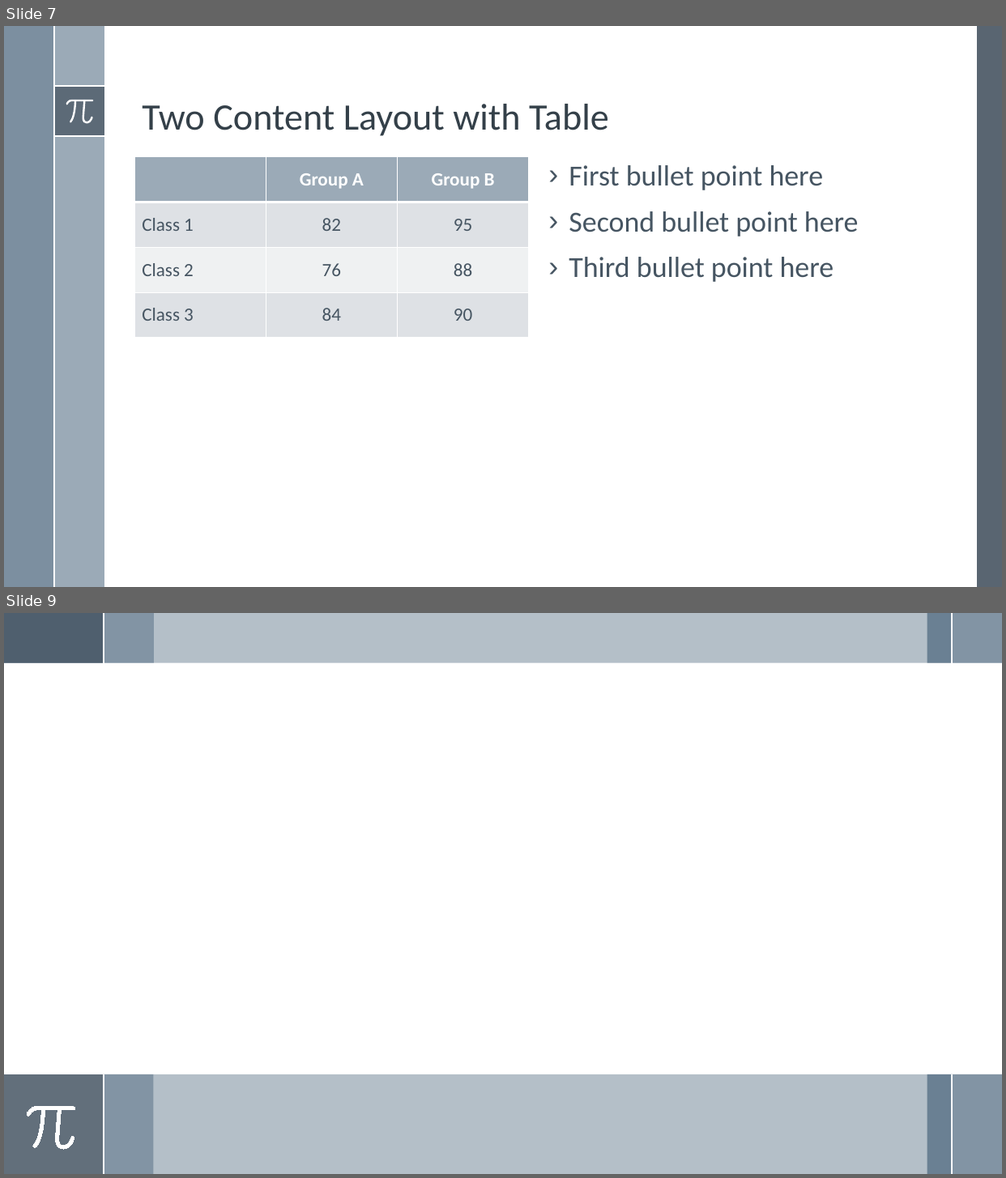
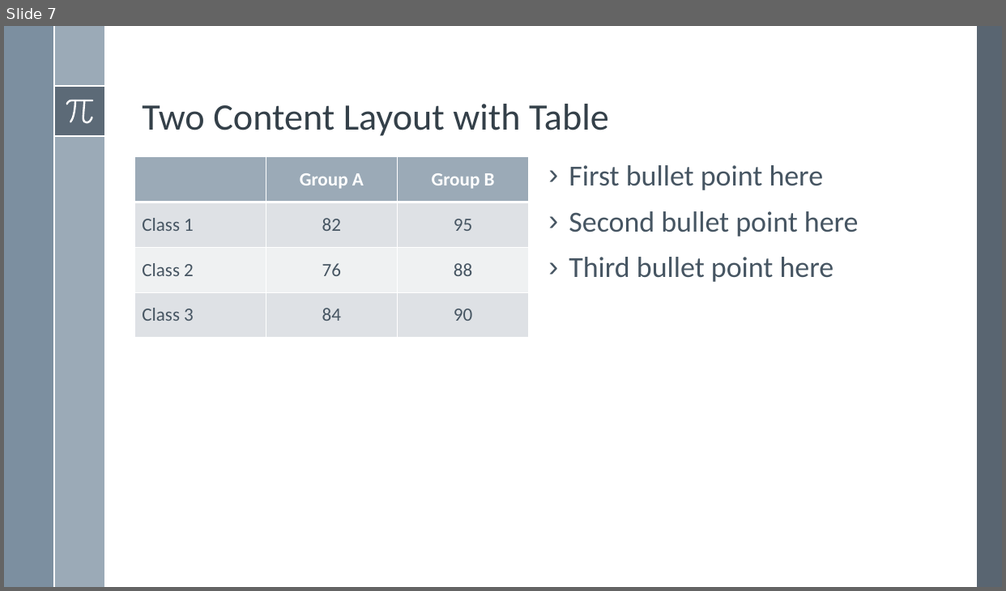
Before and after one commit to BeholderDEV/discretequeensproblem, a slide deck: N Rainhas.pptx. Shown one above the other, each under a label of ours: slides 7 and 9 before the commit, slide 7 after it; the slides between them are not shown. The pictures are 1006x1178 and 1006x591 pixels, drawn with LibreOffice and Linux fonts; fonts in the diff are those of the drawing. Boxes give left, top, right and bottom in pixels: in the first picture for what was removed or moved away, otherwise in the second. Text is boxed around its words. In the diff, an @@ line names an element or a change of style, - is before the commit and + after.

```diff
--- a/N Rainhas.pptx
+++ b/N Rainhas.pptx
@@ slide 9 removed at (4,613,1002,1174), background #FFFFFF @@
@@ rectangle removed at (4,613,104,663) @@
@@ rectangle removed at (4,613,1002,663) @@
@@ rectangle removed at (4,613,104,663) @@
@@ rectangle removed at (104,613,154,663) @@
@@ line removed from (104, 613) to (104, 663) @@
@@ rectangle removed at (927,613,952,663) @@
@@ rectangle removed at (952,613,1002,663) @@
@@ line removed from (952, 613) to (952, 663) @@
@@ rectangle removed at (4,1075,1002,1174) @@
@@ rectangle removed at (4,1075,104,1174) @@
@@ rectangle removed at (104,1075,154,1174) @@
@@ line removed from (104, 1075) to (104, 1174) @@
@@ rectangle removed at (927,1075,952,1174) @@
@@ rectangle removed at (952,1075,1002,1174) @@
@@ line removed from (952, 1075) to (952, 1174) @@
@@ freeform shape removed at (27,1107,75,1150) @@
```
Also in this commit, not shown: 1 slide changed, 5 other slides removed, 11 other files.
